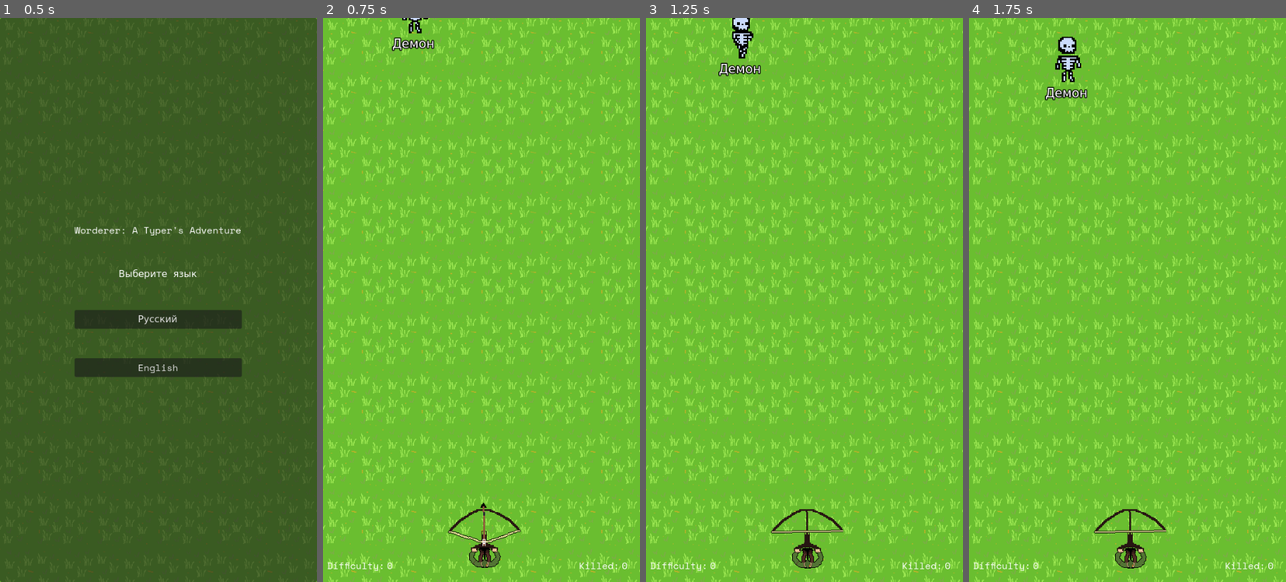
Above: before the commit, frames 1-4 (left to right).
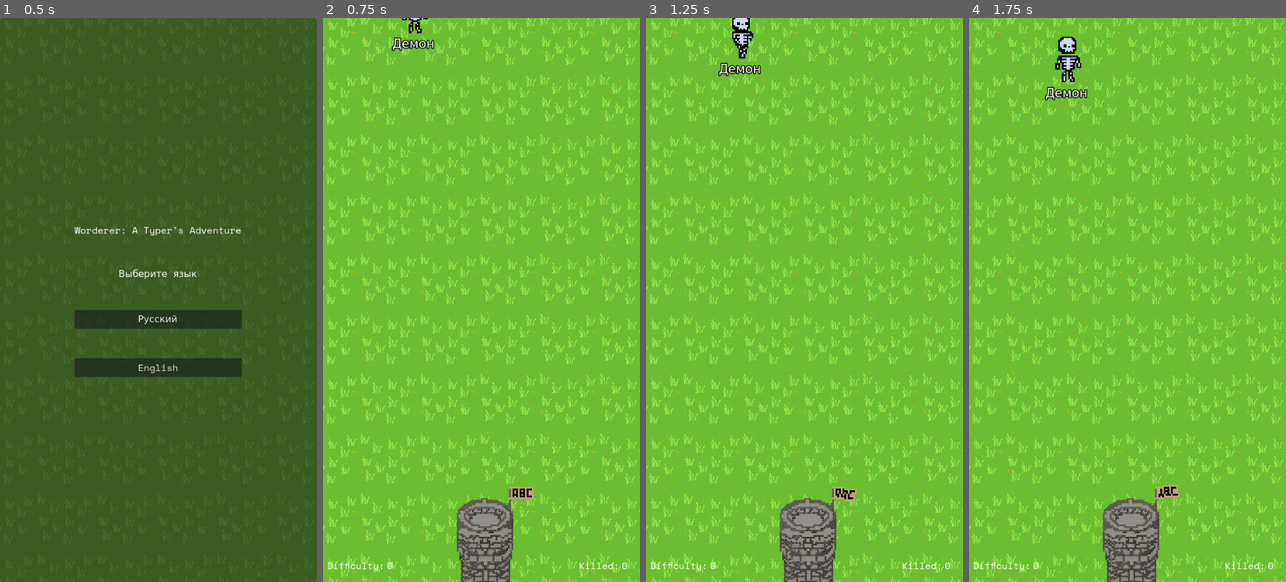
Above: after the commit, the same moments.

Repository: AshTrait0r/shootemup
Game: Godot game, scene res://Scenes/Main.tscn
The game is run twice, just before and just after one commit, with the same random seed, the same clock (stepped at 60 frames per second) and the same inputs.
Inputs:
- Up to frame 1 (0.5 s): no input
- Up to frame 2 (0.75 s): click "Русский" at 0.5 s
- Up to frame 3 (1.25 s): no input
- Up to frame 4 (1.75 s): tap Enter (ui_accept) at 1.25, 1.52 s; hold Right (ui_right) from 1.28 s (still down)

Frame 1 is identical in both runs. In frame 2, 2.7% of the frame differs, in the area x 39-67%, y 83-100%; in frame 3, 2.7%; in frame 4, 2.7%.

Commit message:
added tower1

Diff:
--- a/Scenes/Enemies/Enemy.tscn
+++ b/Scenes/Enemies/Enemy.tscn
@@ -1,7 +1,7 @@
 [gd_scene load_steps=5 format=3 uid="uid://c7wkfcwegnan7"]
 
 [ext_resource type="Script" path="res://Scripts/Enemies/Enemy.gd" id="1_3au8y"]
-[ext_resource type="FontFile" uid="uid://ycaiqwy2b78f" path="res://Assets/SpaceMono-Regular.ttf" id="2_ionsd"]
+[ext_resource type="FontFile" uid="uid://ycaiqwy2b78f" path="res://assets/SpaceMono-Regular.ttf" id="2_ionsd"]
 
 [sub_resource type="FontFile" id="1"]
 fallbacks = Array[Font]([ExtResource("2_ionsd")])
--- a/Scenes/Enemies/Necromancer.tscn
+++ b/Scenes/Enemies/Necromancer.tscn
@@ -2,26 +2,26 @@
 
 [ext_resource type="PackedScene" uid="uid://c7wkfcwegnan7" path="res://Scenes/Enemies/Enemy.tscn" id="1_ptqjn"]
 [ext_resource type="Script" path="res://Scripts/Enemies/Necromancer.gd" id="2_c47vv"]
-[ext_resource type="Texture2D" uid="uid://byjvt15tci5r" path="res://Assets/Fantasy/Enemies/Skeleton_cute/Death/Skeleton-cute-death1.png" id="2_ld6ge"]
-[ext_resource type="Texture2D" uid="uid://bf6rfk2ygrsx1" path="res://Assets/Fantasy/Enemies/Skeleton_cute/Death/Skeleton-cute-death2.png" id="3_22grj"]
-[ext_resource type="Texture2D" uid="uid://dae6f8jbsm7h2" path="res://Assets/Fantasy/Enemies/Skeleton/Skeleton2.png" id="3_ws6c5"]
-[ext_resource type="Texture2D" uid="uid://cduhy1106113g" path="res://Assets/Fantasy/Enemies/Skeleton/Skeleton3.png" id="4_lhmuh"]
-[ext_resource type="Texture2D" uid="uid://dqy8l1hgsgi84" path="res://Assets/Fantasy/Enemies/Skeleton_cute/Death/Skeleton-cute-death3.png" id="4_nyyks"]
-[ext_resource type="Texture2D" uid="uid://bitco2a6te1iu" path="res://Assets/Fantasy/Enemies/Skeleton/Skeleton4.png" id="5_lgwu3"]
-[ext_resource type="Texture2D" uid="uid://bsylu886raawt" path="res://Assets/Fantasy/Enemies/Skeleton_cute/Death/Skeleton-cute-death4.png" id="5_w8sox"]
-[ext_resource type="Texture2D" uid="uid://bmcy8rrmanhsd" path="res://Assets/Fantasy/Enemies/Skeleton_cute/Death/Skeleton-cute-death5.png" id="6_axwlv"]
-[ext_resource type="Texture2D" uid="uid://cnj55w25v2cj6" path="res://Assets/Fantasy/Enemies/Skeleton/Skeleton5.png" id="6_wb34c"]
-[ext_resource type="Texture2D" uid="uid://djwk0nwpm1lth" path="res://Assets/Fantasy/Enemies/Skeleton_cute/Death/Skeleton-cute-death6.png" id="7_t5fcx"]
-[ext_resource type="Texture2D" uid="uid://da2dodkmr005t" path="res://Assets/Fantasy/Enemies/Skeleton_cute/Death/Skeleton-cute-death7.png" id="8_la2q0"]
-[ext_resource type="Texture2D" uid="uid://2nioyp0swa8p" path="res://Assets/Fantasy/Enemies/Skeleton_cute/Death/Skeleton-cute-death8.png" id="9_mjclm"]
-[ext_resource type="Texture2D" uid="uid://bvf42vhscj0lk" path="res://Assets/Fantasy/Enemies/Skeleton_cute/Death/Skeleton-cute-death9.png" id="10_sni63"]
-[ext_resource type="Texture2D" uid="uid://l5rxqubwkndv" path="res://Assets/Fantasy/Enemies/Skeleton_cute/Death/Skeleton-cute-death10.png" id="11_iy6i1"]
-[ext_resource type="Texture2D" uid="uid://cimfptcapqf2u" path="res://Assets/Fantasy/Enemies/Skeleton_cute/Death/Skeleton-cute-death11.png" id="12_lipkg"]
-[ext_resource type="Texture2D" uid="uid://b0iv03rkj2lig" path="res://Assets/Fantasy/Enemies/Necromancer/Necromancer new/Necromancer1.png" id="13_ixj0a"]
-[ext_resource type="Texture2D" uid="uid://ej4e3x1xrl00" path="res://Assets/Fantasy/Enemies/Necromancer/Necromancer new/Necromancer2.png" id="14_l1qjx"]
-[ext_resource type="Texture2D" uid="uid://cujvu7hjwf1st" path="res://Assets/Fantasy/Enemies/Necromancer/Necromancer new/Necromancer3.png" id="15_jd58m"]
-[ext_resource type="Texture2D" uid="uid://bdmopxym2l1d5" path="res://Assets/Fantasy/Enemies/Necromancer/Necromancer new/Necromancer4.png" id="16_bks5b"]
-[ext_resource type="Texture2D" uid="uid://6rrk782d8pi3" path="res://Assets/Fantasy/Enemies/Necromancer/Necromancer new/Necromancer5.png" id="17_i31we"]
+[ext_resource type="Texture2D" uid="uid://byjvt15tci5r" path="res://assets/Fantasy/Enemies/Skeleton_cute/Death/Skeleton-cute-death1.png" id="2_ld6ge"]
+[ext_resource type="Texture2D" uid="uid://bf6rfk2ygrsx1" path="res://assets/Fantasy/Enemies/Skeleton_cute/Death/Skeleton-cute-death2.png" id="3_22grj"]
+[ext_resource type="Texture2D" uid="uid://dae6f8jbsm7h2" path="res://assets/Fantasy/Enemies/Skeleton/Skeleton2.png" id="3_ws6c5"]
+[ext_resource type="Texture2D" uid="uid://cduhy1106113g" path="res://assets/Fantasy/Enemies/Skeleton/Skeleton3.png" id="4_lhmuh"]
+[ext_resource type="Texture2D" uid="uid://dqy8l1hgsgi84" path="res://assets/Fantasy/Enemies/Skeleton_cute/Death/Skeleton-cute-death3.png" id="4_nyyks"]
+[ext_resource type="Texture2D" uid="uid://bitco2a6te1iu" path="res://assets/Fantasy/Enemies/Skeleton/Skeleton4.png" id="5_lgwu3"]
+[ext_resource type="Texture2D" uid="uid://bsylu886raawt" path="res://assets/Fantasy/Enemies/Skeleton_cute/Death/Skeleton-cute-death4.png" id="5_w8sox"]
+[ext_resource type="Texture2D" uid="uid://bmcy8rrmanhsd" path="res://assets/Fantasy/Enemies/Skeleton_cute/Death/Skeleton-cute-death5.png" id="6_axwlv"]
+[ext_resource type="Texture2D" uid="uid://cnj55w25v2cj6" path="res://assets/Fantasy/Enemies/Skeleton/Skeleton5.png" id="6_wb34c"]
+[ext_resource type="Texture2D" uid="uid://djwk0nwpm1lth" path="res://assets/Fantasy/Enemies/Skeleton_cute/Death/Skeleton-cute-death6.png" id="7_t5fcx"]
+[ext_resource type="Texture2D" uid="uid://da2dodkmr005t" path="res://assets/Fantasy/Enemies/Skeleton_cute/Death/Skeleton-cute-death7.png" id="8_la2q0"]
+[ext_resource type="Texture2D" uid="uid://2nioyp0swa8p" path="res://assets/Fantasy/Enemies/Skeleton_cute/Death/Skeleton-cute-death8.png" id="9_mjclm"]
+[ext_resource type="Texture2D" uid="uid://bvf42vhscj0lk" path="res://assets/Fantasy/Enemies/Skeleton_cute/Death/Skeleton-cute-death9.png" id="10_sni63"]
+[ext_resource type="Texture2D" uid="uid://l5rxqubwkndv" path="res://assets/Fantasy/Enemies/Skeleton_cute/Death/Skeleton-cute-death10.png" id="11_iy6i1"]
+[ext_resource type="Texture2D" uid="uid://cimfptcapqf2u" path="res://assets/Fantasy/Enemies/Skeleton_cute/Death/Skeleton-cute-death11.png" id="12_lipkg"]
+[ext_resource type="Texture2D" uid="uid://b0iv03rkj2lig" path="res://assets/Fantasy/Enemies/Necromancer/Necromancer new/Necromancer1.png" id="13_ixj0a"]
+[ext_resource type="Texture2D" uid="uid://ej4e3x1xrl00" path="res://assets/Fantasy/Enemies/Necromancer/Necromancer new/Necromancer2.png" id="14_l1qjx"]
+[ext_resource type="Texture2D" uid="uid://cujvu7hjwf1st" path="res://assets/Fantasy/Enemies/Necromancer/Necromancer new/Necromancer3.png" id="15_jd58m"]
+[ext_resource type="Texture2D" uid="uid://bdmopxym2l1d5" path="res://assets/Fantasy/Enemies/Necromancer/Necromancer new/Necromancer4.png" id="16_bks5b"]
+[ext_resource type="Texture2D" uid="uid://6rrk782d8pi3" path="res://assets/Fantasy/Enemies/Necromancer/Necromancer new/Necromancer5.png" id="17_i31we"]
 
 [sub_resource type="SpriteFrames" id="SpriteFrames_gc6qm"]
 animations = [{
--- a/Scenes/Enemies/Skeleton.tscn
+++ b/Scenes/Enemies/Skeleton.tscn
@@ -2,25 +2,25 @@
 
 [ext_resource type="PackedScene" uid="uid://c7wkfcwegnan7" path="res://Scenes/Enemies/Enemy.tscn" id="1_nq6p6"]
 [ext_resource type="Script" path="res://Scripts/Enemies/Skeleton.gd" id="2_8dsi2"]
-[ext_resource type="Texture2D" uid="uid://byjvt15tci5r" path="res://Assets/Fantasy/Enemies/Skeleton_cute/Death/Skeleton-cute-death1.png" id="2_56oec"]
-[ext_resource type="Texture2D" uid="uid://bf6rfk2ygrsx1" path="res://Assets/Fantasy/Enemies/Skeleton_cute/Death/Skeleton-cute-death2.png" id="3_xmciv"]
-[ext_resource type="Texture2D" uid="uid://dqy8l1hgsgi84" path="res://Assets/Fantasy/Enemies/Skeleton_cute/Death/Skeleton-cute-death3.png" id="4_28l2d"]
-[ext_resource type="Texture2D" uid="uid://bsylu886raawt" path="res://Assets/Fantasy/Enemies/Skeleton_cute/Death/Skeleton-cute-death4.png" id="5_i84un"]
-[ext_resource type="Texture2D" uid="uid://bmcy8rrmanhsd" path="res://Assets/Fantasy/Enemies/Skeleton_cute/Death/Skeleton-cute-death5.png" id="6_vf78x"]
-[ext_resource type="Texture2D" uid="uid://djwk0nwpm1lth" path="res://Assets/Fantasy/Enemies/Skeleton_cute/Death/Skeleton-cute-death6.png" id="7_gpoks"]
-[ext_resource type="Texture2D" uid="uid://da2dodkmr005t" path="res://Assets/Fantasy/Enemies/Skeleton_cute/Death/Skeleton-cute-death7.png" id="8_5sptp"]
-[ext_resource type="Texture2D" uid="uid://2nioyp0swa8p" path="res://Assets/Fantasy/Enemies/Skeleton_cute/Death/Skeleton-cute-death8.png" id="9_hk7ug"]
-[ext_resource type="Texture2D" uid="uid://bvf42vhscj0lk" path="res://Assets/Fantasy/Enemies/Skeleton_cute/Death/Skeleton-cute-death9.png" id="10_h6byc"]
-[ext_resource type="Texture2D" uid="uid://l5rxqubwkndv" path="res://Assets/Fantasy/Enemies/Skeleton_cute/Death/Skeleton-cute-death10.png" id="11_3hii5"]
-[ext_resource type="Texture2D" uid="uid://cimfptcapqf2u" path="res://Assets/Fantasy/Enemies/Skeleton_cute/Death/Skeleton-cute-death11.png" id="12_x88nx"]
-[ext_resource type="Texture2D" uid="uid://crg7rje6e1yyl" path="res://Assets/Fantasy/Enemies/Skeleton_cute/Running/Skeleton-cute1.png" id="13_t7ues"]
-[ext_resource type="Texture2D" uid="uid://cgedcn1b0d6am" path="res://Assets/Fantasy/Enemies/Skeleton_cute/Running/Skeleton-cute2.png" id="14_gr14d"]
-[ext_resource type="Texture2D" uid="uid://b4g7cser1k1cs" path="res://Assets/Fantasy/Enemies/Skeleton_cute/Running/Skeleton-cute3.png" id="15_p5alj"]
-[ext_resource type="Texture2D" uid="uid://d1rk0jifg8wnn" path="res://Assets/Fantasy/Enemies/Skeleton_cute/Running/Skeleton-cute4.png" id="16_31eb3"]
-[ext_resource type="Texture2D" uid="uid://1yn35p6qh28k" path="res://Assets/Fantasy/Enemies/Skeleton_cute/Running/Skeleton-cute5.png" id="17_1tvyb"]
-[ext_resource type="Texture2D" uid="uid://de1itsjqsshq5" path="res://Assets/Fantasy/Enemies/Skeleton_cute/Running/Skeleton-cute6.png" id="18_mpd3h"]
-[ext_resource type="Texture2D" uid="uid://suboxapdk4jd" path="res://Assets/Fantasy/Enemies/Skeleton_cute/Running/Skeleton-cute7.png" id="19_ufwcs"]
-[ext_resource type="Texture2D" uid="uid://cidepo4intrwi" path="res://Assets/Fantasy/Enemies/Skeleton_cute/Running/Skeleton-cute8.png" id="20_3h4cb"]
+[ext_resource type="Texture2D" uid="uid://byjvt15tci5r" path="res://assets/Fantasy/Enemies/Skeleton_cute/Death/Skeleton-cute-death1.png" id="2_56oec"]
+[ext_resource type="Texture2D" uid="uid://bf6rfk2ygrsx1" path="res://assets/Fantasy/Enemies/Skeleton_cute/Death/Skeleton-cute-death2.png" id="3_xmciv"]
+[ext_resource type="Texture2D" uid="uid://dqy8l1hgsgi84" path="res://assets/Fantasy/Enemies/Skeleton_cute/Death/Skeleton-cute-death3.png" id="4_28l2d"]
+[ext_resource type="Texture2D" uid="uid://bsylu886raawt" path="res://assets/Fantasy/Enemies/Skeleton_cute/Death/Skeleton-cute-death4.png" id="5_i84un"]
+[ext_resource type="Texture2D" uid="uid://bmcy8rrmanhsd" path="res://assets/Fantasy/Enemies/Skeleton_cute/Death/Skeleton-cute-death5.png" id="6_vf78x"]
+[ext_resource type="Texture2D" uid="uid://djwk0nwpm1lth" path="res://assets/Fantasy/Enemies/Skeleton_cute/Death/Skeleton-cute-death6.png" id="7_gpoks"]
+[ext_resource type="Texture2D" uid="uid://da2dodkmr005t" path="res://assets/Fantasy/Enemies/Skeleton_cute/Death/Skeleton-cute-death7.png" id="8_5sptp"]
+[ext_resource type="Texture2D" uid="uid://2nioyp0swa8p" path="res://assets/Fantasy/Enemies/Skeleton_cute/Death/Skeleton-cute-death8.png" id="9_hk7ug"]
+[ext_resource type="Texture2D" uid="uid://bvf42vhscj0lk" path="res://assets/Fantasy/Enemies/Skeleton_cute/Death/Skeleton-cute-death9.png" id="10_h6byc"]
+[ext_resource type="Texture2D" uid="uid://l5rxqubwkndv" path="res://assets/Fantasy/Enemies/Skeleton_cute/Death/Skeleton-cute-death10.png" id="11_3hii5"]
+[ext_resource type="Texture2D" uid="uid://cimfptcapqf2u" path="res://assets/Fantasy/Enemies/Skeleton_cute/Death/Skeleton-cute-death11.png" id="12_x88nx"]
+[ext_resource type="Texture2D" uid="uid://crg7rje6e1yyl" path="res://assets/Fantasy/Enemies/Skeleton_cute/Running/Skeleton-cute1.png" id="13_t7ues"]
+[ext_resource type="Texture2D" uid="uid://cgedcn1b0d6am" path="res://assets/Fantasy/Enemies/Skeleton_cute/Running/Skeleton-cute2.png" id="14_gr14d"]
+[ext_resource type="Texture2D" uid="uid://b4g7cser1k1cs" path="res://assets/Fantasy/Enemies/Skeleton_cute/Running/Skeleton-cute3.png" id="15_p5alj"]
+[ext_resource type="Texture2D" uid="uid://d1rk0jifg8wnn" path="res://assets/Fantasy/Enemies/Skeleton_cute/Running/Skeleton-cute4.png" id="16_31eb3"]
+[ext_resource type="Texture2D" uid="uid://1yn35p6qh28k" path="res://assets/Fantasy/Enemies/Skeleton_cute/Running/Skeleton-cute5.png" id="17_1tvyb"]
+[ext_resource type="Texture2D" uid="uid://de1itsjqsshq5" path="res://assets/Fantasy/Enemies/Skeleton_cute/Running/Skeleton-cute6.png" id="18_mpd3h"]
+[ext_resource type="Texture2D" uid="uid://suboxapdk4jd" path="res://assets/Fantasy/Enemies/Skeleton_cute/Running/Skeleton-cute7.png" id="19_ufwcs"]
+[ext_resource type="Texture2D" uid="uid://cidepo4intrwi" path="res://assets/Fantasy/Enemies/Skeleton_cute/Running/Skeleton-cute8.png" id="20_3h4cb"]
 
 [sub_resource type="SpriteFrames" id="SpriteFrames_0p2xk"]
 animations = [{
--- a/Scenes/Levels/Level1.tscn
+++ b/Scenes/Levels/Level1.tscn
@@ -1,8 +1,8 @@
 [gd_scene load_steps=9 format=3 uid="uid://dtwm5gj2hvijf"]
 
 [ext_resource type="Script" path="res://Scripts/Levels/Level1.gd" id="1_4elqj"]
-[ext_resource type="Texture2D" uid="uid://b4g18jrqxbjuu" path="res://Assets/Fantasy/Background/Grass field.png" id="2_pgfqp"]
-[ext_resource type="FontFile" uid="uid://ycaiqwy2b78f" path="res://Assets/SpaceMono-Regular.ttf" id="3_7chxd"]
+[ext_resource type="Texture2D" uid="uid://b4g18jrqxbjuu" path="res://assets/Fantasy/Background/Grass field.png" id="2_pgfqp"]
+[ext_resource type="FontFile" uid="uid://ycaiqwy2b78f" path="res://assets/SpaceMono-Regular.ttf" id="3_7chxd"]
 [ext_resource type="PackedScene" uid="uid://b08lpxupe4h7c" path="res://Scenes/Players/Player.tscn" id="4_n54yd"]
 
 [sub_resource type="FontFile" id="2"]
--- a/Scenes/Main.tscn
+++ b/Scenes/Main.tscn
@@ -1,8 +1,8 @@
 [gd_scene load_steps=6 format=3 uid="uid://dtwm5gj2hvijf"]
 
 [ext_resource type="Script" path="res://Scripts/Main.gd" id="1_tgcph"]
-[ext_resource type="Texture2D" uid="uid://b4g18jrqxbjuu" path="res://Assets/Fantasy/Background/Grass field.png" id="2_pgfqp"]
-[ext_resource type="FontFile" uid="uid://ycaiqwy2b78f" path="res://Assets/SpaceMono-Regular.ttf" id="3_7chxd"]
+[ext_resource type="Texture2D" uid="uid://b4g18jrqxbjuu" path="res://assets/Fantasy/Background/Grass field.png" id="2_pgfqp"]
+[ext_resource type="FontFile" uid="uid://ycaiqwy2b78f" path="res://assets/SpaceMono-Regular.ttf" id="3_7chxd"]
 
 [sub_resource type="FontFile" id="2"]
 fallbacks = Array[Font]([ExtResource("3_7chxd")])
--- a/Scenes/Players/Player.tscn
+++ b/Scenes/Players/Player.tscn
@@ -1,29 +1,45 @@
-[gd_scene load_steps=9 format=3 uid="uid://b08lpxupe4h7c"]
+[gd_scene load_steps=13 format=3 uid="uid://b08lpxupe4h7c"]
 
 [ext_resource type="Script" path="res://Scripts/Players/Player.gd" id="1_8i17j"]
 [ext_resource type="PackedScene" uid="uid://li82s5diygat" path="res://Scenes/Projectiles/Projectile.tscn" id="2_utqwd"]
-[ext_resource type="Texture2D" uid="uid://eplgsy3aauuh" path="res://Assets/Fantasy/Player/Player1.png" id="3_f4m06"]
-[ext_resource type="Texture2D" uid="uid://cwqyxvcbukix1" path="res://Assets/Fantasy/Player/Player2.png" id="4_rurcy"]
+[ext_resource type="Texture2D" uid="uid://crcmcjnblvj38" path="res://assets/Fantasy/Player/Tower1/Tower1.png" id="3_3t2pp"]
+[ext_resource type="Texture2D" uid="uid://cj0po10fm6vt4" path="res://assets/Fantasy/Player/Tower1/Tower2.png" id="4_xe4xy"]
+[ext_resource type="Texture2D" uid="uid://c88ai1gqgcspd" path="res://assets/Fantasy/Player/Tower1/Tower3.png" id="5_wxtrl"]
+[ext_resource type="Texture2D" uid="uid://dmwfm5saaydb4" path="res://assets/Fantasy/Player/Tower1/Tower4.png" id="6_h2vna"]
+[ext_resource type="Texture2D" uid="uid://cai28sxpb0yrs" path="res://assets/Fantasy/Player/Tower1/Tower5.png" id="7_yuyea"]
+[ext_resource type="Texture2D" uid="uid://deru6ohn4atgn" path="res://assets/Fantasy/Player/Tower1/Tower6.png" id="8_60fgv"]
+[ext_resource type="Texture2D" uid="uid://b2j7pdu3ilmqj" path="res://assets/Fantasy/Player/Tower1/Tower7.png" id="9_cretx"]
+[ext_resource type="Texture2D" uid="uid://dw4lnsdfkue8r" path="res://assets/Fantasy/Player/Tower1/Tower8.png" id="10_yc4ua"]
 
 [sub_resource type="RectangleShape2D" id="RectangleShape2D_4tc6n"]
 size = Vector2(307.32, 284.125)
-
-[sub_resource type="AtlasTexture" id="AtlasTexture_0vc6n"]
-atlas = ExtResource("3_f4m06")
-region = Rect2(0, 0, 128, 128)
-
-[sub_resource type="AtlasTexture" id="AtlasTexture_gh7yw"]
-atlas = ExtResource("4_rurcy")
-region = Rect2(0, 0, 128, 128)
 
 [sub_resource type="SpriteFrames" id="SpriteFrames_05q5e"]
 animations = [{
 "frames": [{
 "duration": 1.0,
-"texture": SubResource("AtlasTexture_0vc6n")
+"texture": ExtResource("3_3t2pp")
 }, {
 "duration": 1.0,
-"texture": SubResource("AtlasTexture_gh7yw")
+"texture": ExtResource("4_xe4xy")
+}, {
+"duration": 1.0,
+"texture": ExtResource("5_wxtrl")
+}, {
+"duration": 1.0,
+"texture": ExtResource("6_h2vna")
+}, {
+"duration": 1.0,
+"texture": ExtResource("7_yuyea")
+}, {
+"duration": 1.0,
+"texture": ExtResource("8_60fgv")
+}, {
+"duration": 1.0,
+"texture": ExtResource("9_cretx")
+}, {
+"duration": 1.0,
+"texture": ExtResource("10_yc4ua")
 }],
 "loop": true,
 "name": &"default",
@@ -40,9 +56,17 @@
 scale = Vector2(0.4, 0.4)
 shape = SubResource("RectangleShape2D_4tc6n")
 
-[node name="AnimatedSprite2D" type="AnimatedSprite2D" parent="."]
+[node name="AnimatedSprite2DOld" type="AnimatedSprite2D" parent="."]
+visible = false
 position = Vector2(1, -7)
 rotation = 1.5708
+sprite_frames = SubResource("SpriteFrames_05q5e")
+autoplay = "default"
+
+[node name="AnimatedSprite2D" type="AnimatedSprite2D" parent="."]
+position = Vector2(0, -6)
+rotation = 1.5708
+scale = Vector2(3, 3)
 sprite_frames = SubResource("SpriteFrames_05q5e")
 autoplay = "default"
 
Not shown, changed: assets/Fantasy/Background/Grass field.png.import
Not shown, changed: assets/Fantasy/Enemies/Necromancer/Necromancer new/Necromancer1.png.import
Not shown, changed: assets/Fantasy/Enemies/Necromancer/Necromancer new/Necromancer2.png.import
Not shown, changed: assets/Fantasy/Enemies/Necromancer/Necromancer new/Necromancer3.png.import
Not shown, changed: assets/Fantasy/Enemies/Necromancer/Necromancer new/Necromancer4.png.import
Not shown, changed: assets/Fantasy/Enemies/Necromancer/Necromancer new/Necromancer5.png.import
Not shown, changed: assets/Fantasy/Enemies/Necromancer/Necromancer old/Necromancer1.png.import
Not shown, changed: assets/Fantasy/Enemies/Necromancer/Necromancer old/Necromancer2.png.import
Not shown, changed: assets/Fantasy/Enemies/Necromancer/Necromancer old/Necromancer3.png.import
Not shown, changed: assets/Fantasy/Enemies/Necromancer/Necromancer old/Necromancer4.png.import
Not shown, changed: assets/Fantasy/Enemies/Skeleton/Skeleton2.png.import
Not shown, changed: assets/Fantasy/Enemies/Skeleton/Skeleton3.png.import
(and 358 more such lines)
